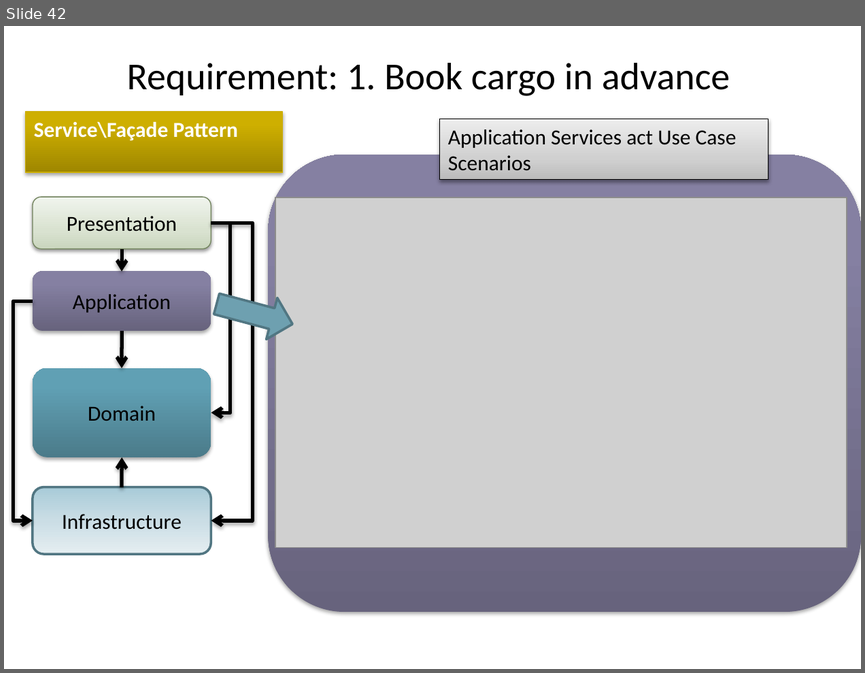
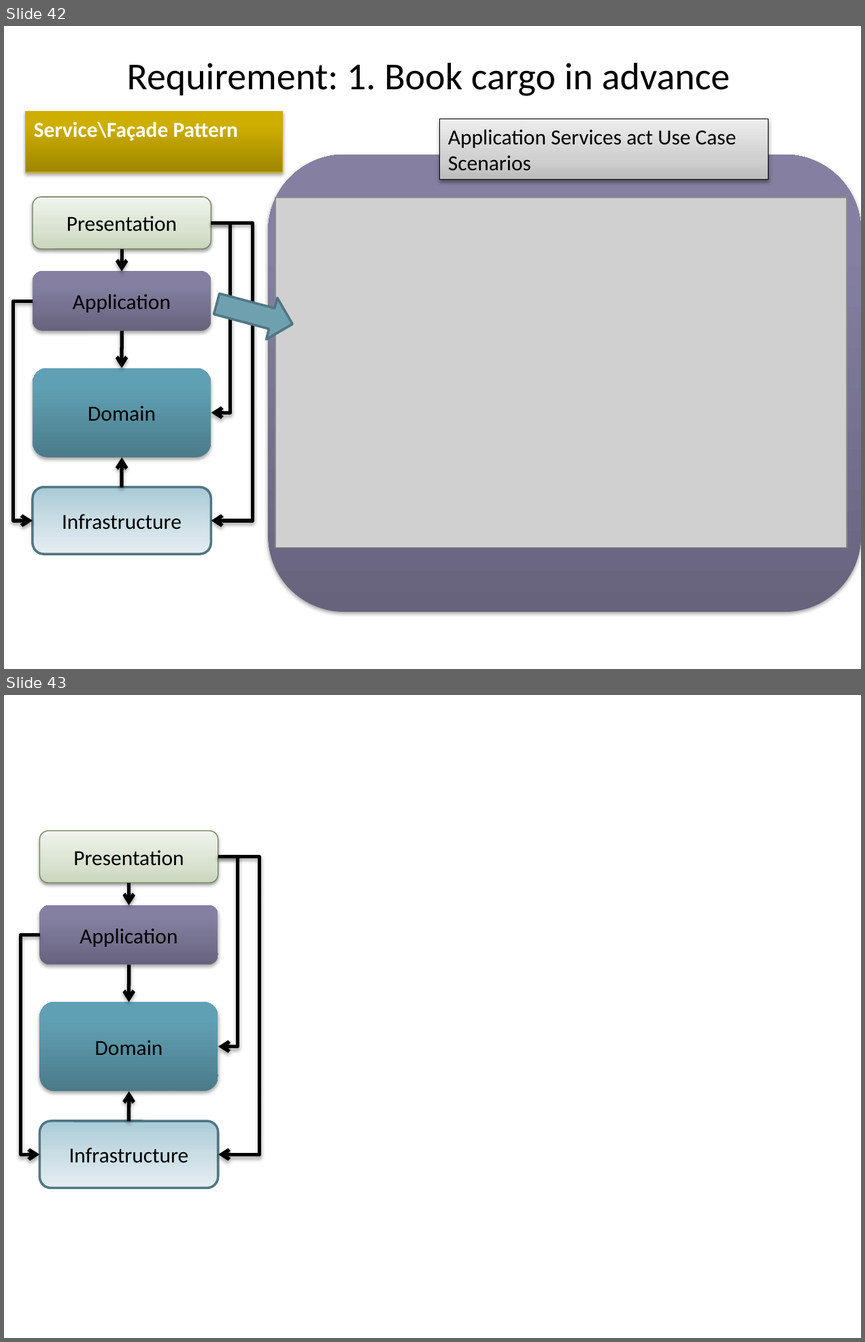
Before and after one commit to arturtv/dddpresentation, a slide deck: Domain-DrivenDesign.A.Trosin.pptx. Shown one above the other, each under a label of ours: slide 42 before the commit, slides 42 and 43 after it. The pictures are 865x673 and 865x1342 pixels, drawn with LibreOffice and Linux fonts; fonts in the diff are those of the drawing; grey boxes stand for pictures. Boxes give left, top, right and bottom in pixels: in the first picture for what was removed or moved away, otherwise in the second. Text is boxed around its words. In the diff, an @@ line names an element or a change of style, - is before the commit and + after.

```diff
--- a/Domain-DrivenDesign.A.Trosin.pptx
+++ b/Domain-DrivenDesign.A.Trosin.pptx
@@ slide 43 added at (x1=4, y1=695, x2=861, y2=1338), background #FFFFFF @@
@@ group added at (x1=23, y1=830, x2=255, y2=1187): 4 rounded rectangles, 4 elbow arrows, 2 arrows @@
+Presentation
+Application
+Domain
+Infrastructure
```
Also in this commit, not shown: 1 slide removed.
